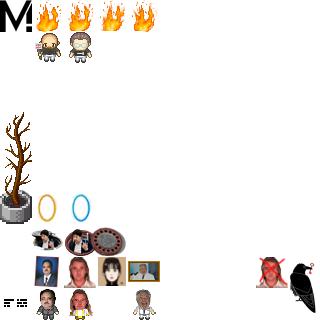
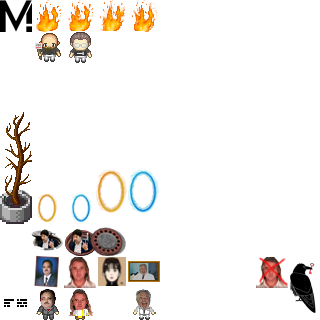
Comparing the layer stacks of the two 320×320 images. Changes:
added layer "Portal Blue large" above "Portal Orange large" over (x1=96, y1=169, x2=159, y2=213)
added layer "Portal Orange large" above "Portal Blue" over (x1=96, y1=169, x2=159, y2=213)
